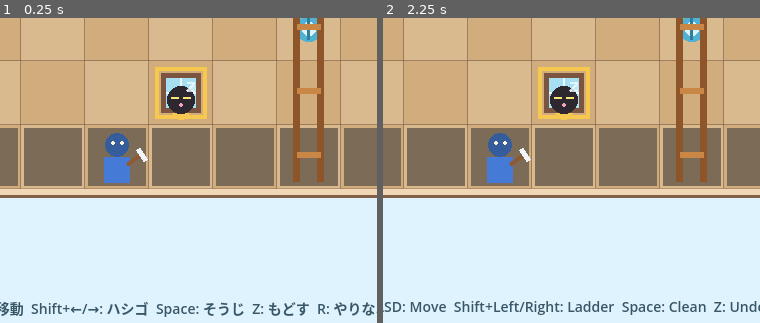
Above: before the commit, frames 1-2 (left to right).
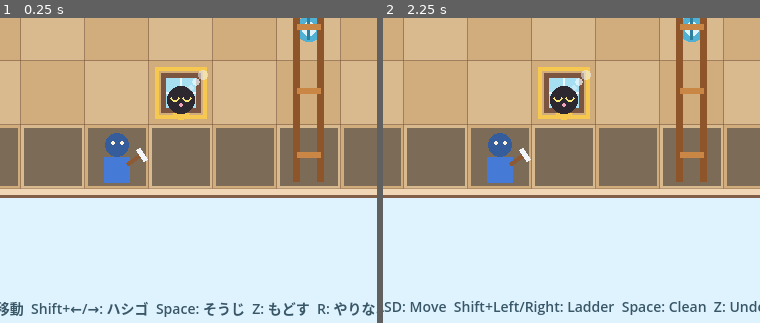
Above: after the commit, the same moments.

Repository: madowaku/window-ladder
Game: Godot game, scene res://scenes/RulesSmokeTest.tscn
The game is run twice, just before and just after one commit, with the same random seed, the same clock (stepped at 60 frames per second) and the same inputs. This scene is started directly instead of the project's main scene.
Inputs:
- Up to frame 1 (0.25 s): no input
- Up to frame 2 (2.25 s): click "もどす" at 0.5 s; click "やりなおし" at 1.25 s; click "English" at 2 s
The pictures show only the part of the screen within x 11-61%, y 50-100%; the shares and areas given below are measured in that part.

The runs differ from the first frame. In frame 1, 0.2% of the frame differs, in the area x 45-56%, y 17-28%; in frame 2, 0.2%.

Commit message:
Polish v0.4 sleeping cat visuals

Diff:
--- a/godot/scripts/gameplay/GameController.gd
+++ b/godot/scripts/gameplay/GameController.gd
@@ -471,15 +471,13 @@
 	var glass_rect = rect.grow(-17)
 	var center = glass_rect.get_center() + Vector2(0, 7)
 	draw_circle(center, 14.0, Color("#2d2730"))
-	draw_line(center + Vector2(-10, -2), center + Vector2(-2, -2), Color("#f8e777"), 2.0)
-	draw_line(center + Vector2(2, -2), center + Vector2(10, -2), Color("#f8e777"), 2.0)
+	draw_arc(center + Vector2(-6, -3), 4.0, 0.1, PI - 0.1, 8, Color("#f8e777"), 2.0)
+	draw_arc(center + Vector2(6, -3), 4.0, 0.1, PI - 0.1, 8, Color("#f8e777"), 2.0)
 	draw_circle(center + Vector2(0, 5), 1.6, Color("#f1a4b9"))
-	var sleep_color := Color(0.95, 0.98, 1.0, 0.78)
-	var z_origin: Vector2 = glass_rect.position + Vector2(glass_rect.size.x - 9, 5)
-	draw_line(z_origin, z_origin + Vector2(8, 0), sleep_color, 2.0)
-	draw_line(z_origin + Vector2(8, 0), z_origin + Vector2(0, 8), sleep_color, 2.0)
-	draw_line(z_origin + Vector2(0, 8), z_origin + Vector2(8, 8), sleep_color, 2.0)
-	draw_circle(center + Vector2(12, -12), 3.0, Color(0.95, 0.98, 1.0, 0.38))
+	var sleep_color := Color(0.95, 0.98, 1.0, 0.72)
+	draw_circle(center + Vector2(10, -12), 2.6, Color(0.95, 0.98, 1.0, 0.38))
+	draw_circle(center + Vector2(15, -18), 3.6, sleep_color)
+	draw_circle(center + Vector2(22, -25), 5.0, Color(0.95, 0.98, 1.0, 0.5))
 
 
 func _cat_eye_offset(look_dir: String) -> Vector2:
Not shown, changed: docs/PLAYTEST_NOTES.md
